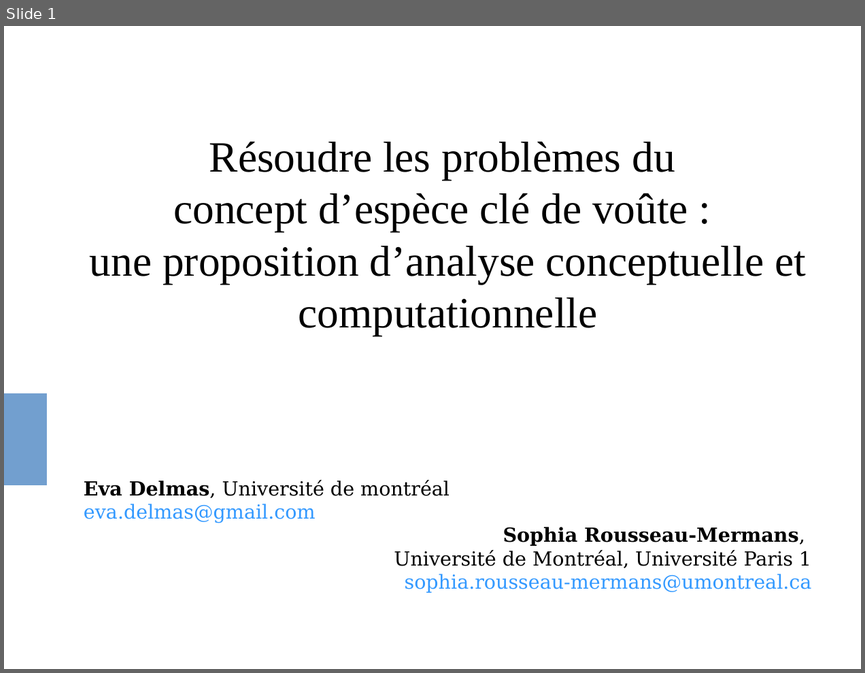
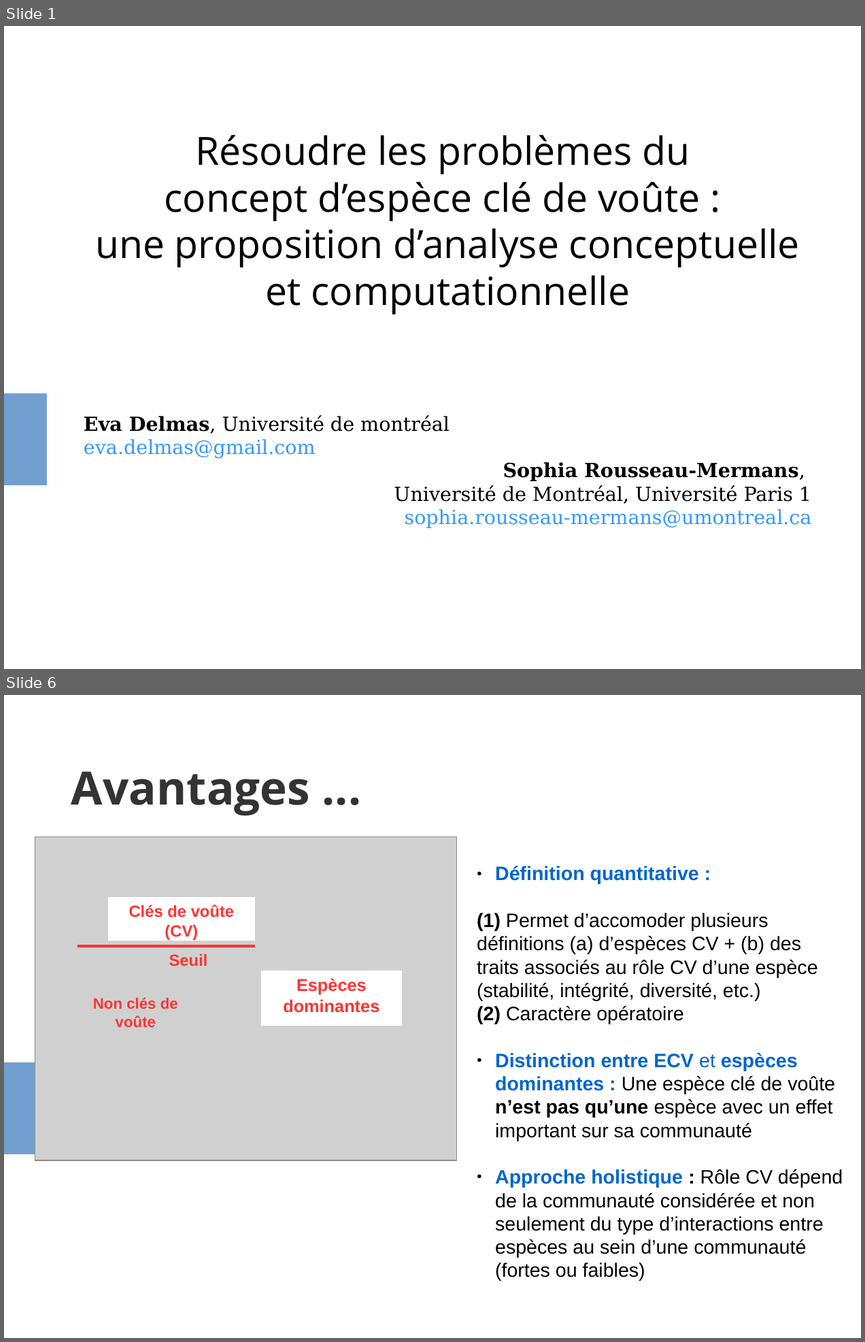
Before and after one commit to evadelmas/keystone_concept, a slide deck: presentation_LEIPS.odp. Shown one above the other, each under a label of ours: slide 1 before the commit, slides 1 and 6 after it; the slides between them are not shown. The pictures are 865x673 and 865x1342 pixels, drawn with LibreOffice and Linux fonts; fonts in the diff are those of the drawing; grey boxes stand for pictures. Boxes give left, top, right and bottom in pixels: in the first picture for what was removed or moved away, otherwise in the second. Text is boxed around its words. In the diff, an @@ line names an element or a change of style, - is before the commit and + after.

```diff
--- a/presentation_LEIPS.odp
+++ b/presentation_LEIPS.odp
@@ slide 6 added at (4, 695, 861, 1338), background #FFFFFF; not listed: 1 template element that a slide beside it also shows @@
@@ title added at (71, 771, 310, 815), 42.5 pt, text #333333, bold @@
+Avantages ...
@@ picture added at (35, 836, 458, 1160) @@
@@ text added at (477, 866, 842, 1257), 18 pt, text #000000 @@
+● Définition quantitative :
+(1) Permet d’accomoder plusieurs définitions (a) d’espèces CV + (b) des traits associés au rôle CV d’une espèce (stabilité, intégrité, diversité, etc.)
+(2) Caractère opératoire
+● Distinction entre ECV et espèces dominantes : Une espèce clé de voûte n’est pas qu’une espèce avec un effet important sur sa communauté
+● Approche holistique : Rôle CV dépend de la communauté considérée et non seulement du type d’interactions entre espèces au sein d’une communauté (fortes ou faibles)
@@ rectangle added at (108, 897, 255, 940), fill #FFFFFF, 15 pt, text #FF3333, bold @@
+Clés de voûte (CV)
@@ line added from (77, 946) to (255, 946), #FF3333 2.3 pt @@
@@ text added at (169, 954, 208, 966), 15 pt, text #FF3333, bold @@
+Seuil
@@ rectangle added at (261, 970, 402, 1025), fill #FFFFFF, 16 pt, text #FF3333, bold @@
+Espèces dominantes
@@ text added at (93, 997, 178, 1027), 14 pt, text #FF3333, bold @@
+Non clés de voûte
@@ slide 1 changed as well @@
@@ subtitle at (95, 135, 800, 314): size 40 to 36 pt, font Times New Roman to Open Sans in "Résoudre les problèmes du", "concept d’espèce clé de voûte :", "une proposition d’analyse conceptuelle et computationnelle" @@
```
Also in this commit, not shown: 6 other slides added, 1 other file.
